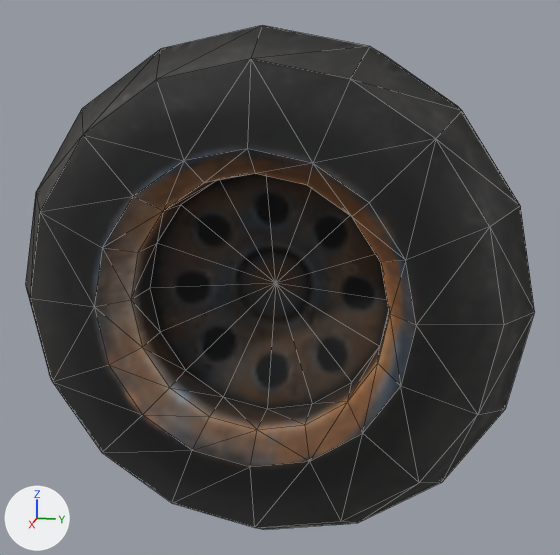
The OBJ model external/assets/car/frontRightWheel.obj as it was, and as the next commit left it.
Before and after are seen from a 50 mm camera at (16.59, 12.58, 5.25) aimed at (6.94, 10.65, 2.84). Arrows for +X, +Y and +Z are at lower left; the lights stay in place. Mesh edges are drawn as thin lines. Where no turn or scale is listed for an object, it has been applied to the vertices.

In view in the first picture: 'frontRightWheel'.
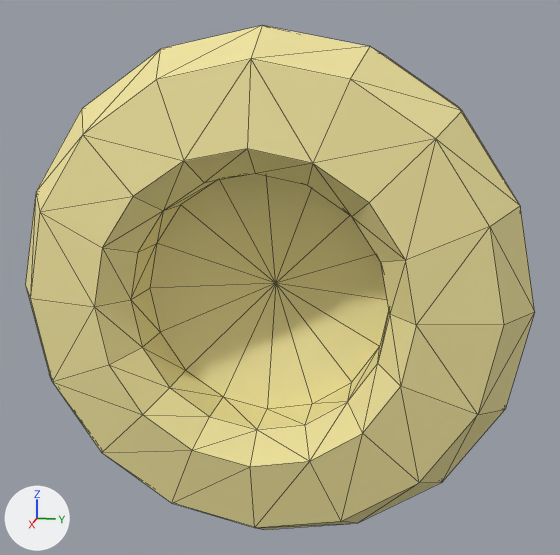
The newer file is also turned or shifted as a whole; pictures and numbers use the older file's frame.

What differs and where, as boxes [x1, y1, x2, y2] in the pictures (560 x 555 px):
'frontRightWheel', recoloured (black to beige)
    both: [25, 25, 535, 530]

The change, as a list of edits to the scene's bpy script:
```text
Add mat_wire_224198087:
    mat_wire_224198087 = principled_material('wire_224198087')
    mat_wire_224198087.base_color = (0.878, 0.776, 0.341)  # beige #f1e49e
    mat_wire_224198087.roughness = 0.821
Change me_frontrightwheel:
    where me_frontrightwheel.from_pydata(...)  # 114 vertices, 224 faces; spans x 5.2..8.68, y 7.58..13.72, z -0.24..5.91
    remove me_frontrightwheel.materials.append(mat_07___default)  # picture img_frontrightdiffusemap_bmp
    add me_frontrightwheel.materials.append(mat_wire_224198087)  # beige #f1e49e
```
